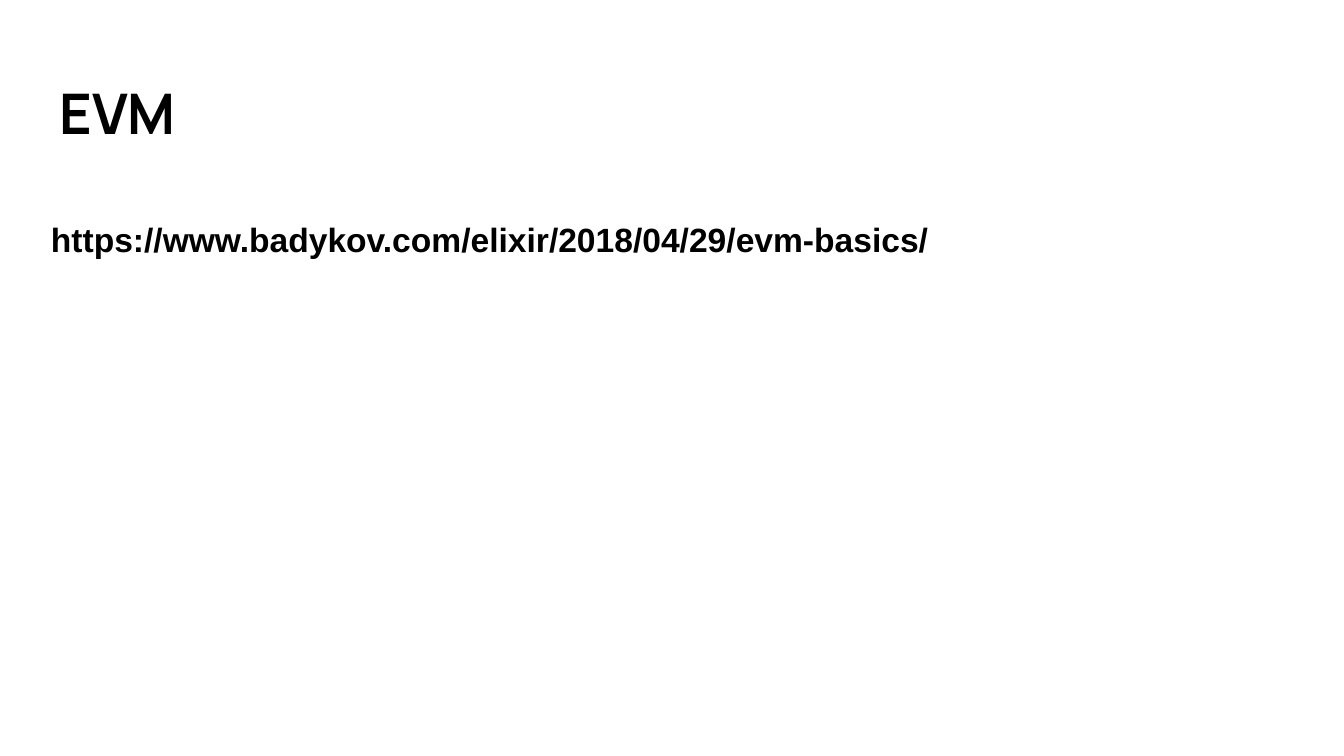
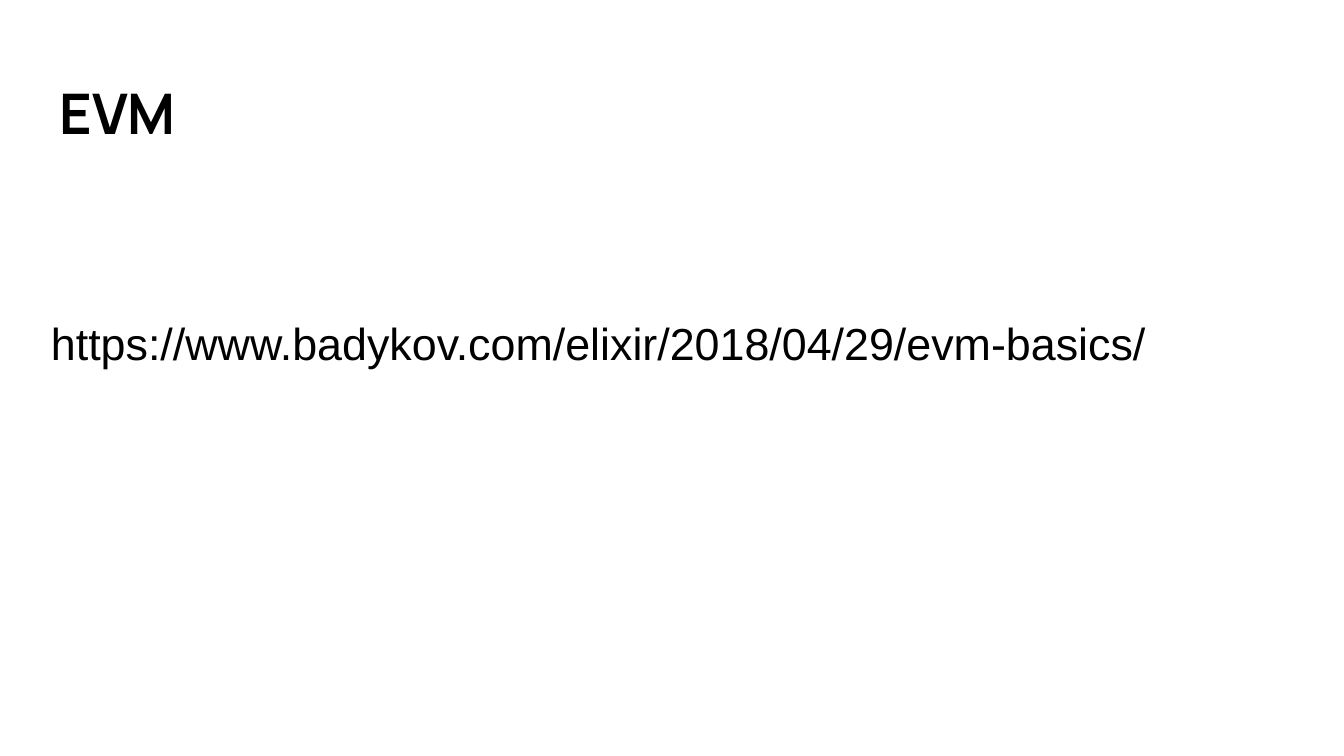
Before and after one commit to ayrat555/talks, a slide deck: slide 23 of mana/Mana.pptx (slide 24 before the commit). Drawn at 1344x756 pixels with LibreOffice and Linux fonts; fonts in the diff are those of the drawing. Boxes give left, top, right and bottom in pixels: in the first picture for what was removed or moved away, otherwise in the second. Text is boxed around its words. In the diff, an @@ line names an element or a change of style, - is before the commit and + after.

```diff
--- a/mana/Mana.pptx
+++ b/mana/Mana.pptx
@@ text "https://www.badykov.com/elixir/2018/04/29/evm-basics/": place and size @@
-text "https://www.badykov.com/elixir/2018/04/29/evm-basics/" at (51, 227, 928, 258)
+text "https://www.badykov.com/elixir/2018/04/29/evm-basics/" at (51, 327, 1145, 369)
@@ text "https://www.badykov.com/elixir/2018/04/29/evm-basics/" at (51, 327, 1145, 369): size 18 to 24 pt, bold off @@
```
Also in this commit, not shown: 17 other slides changed, 7 slides added, 2 other files.
